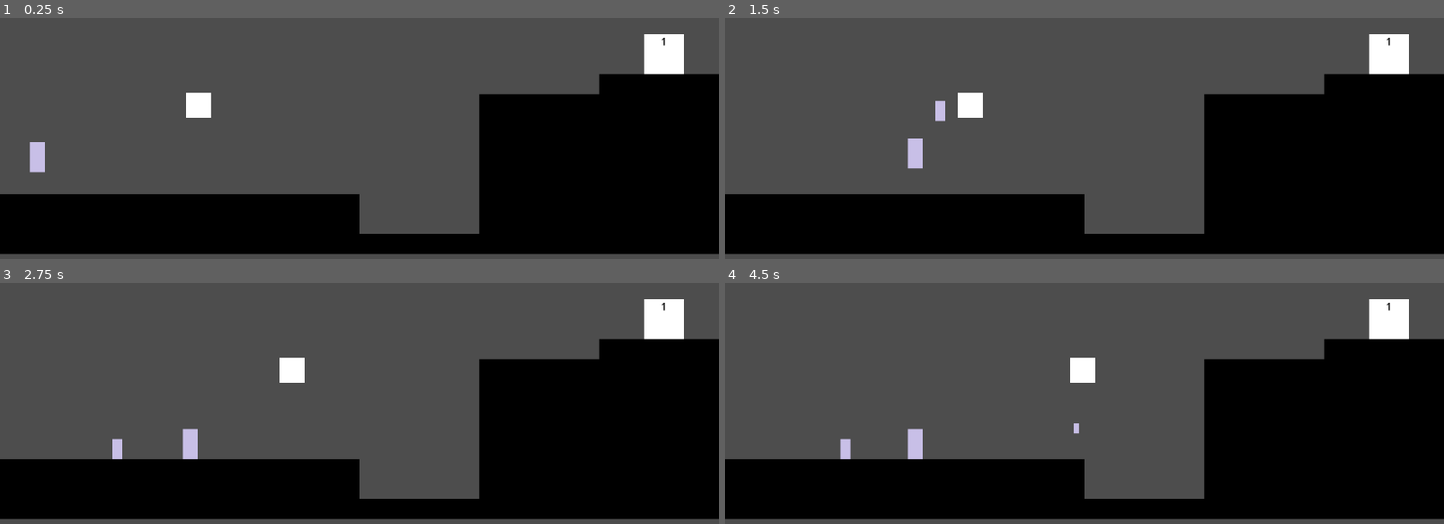
Above: before the commit, frames 1-4 (two rows, left to right).
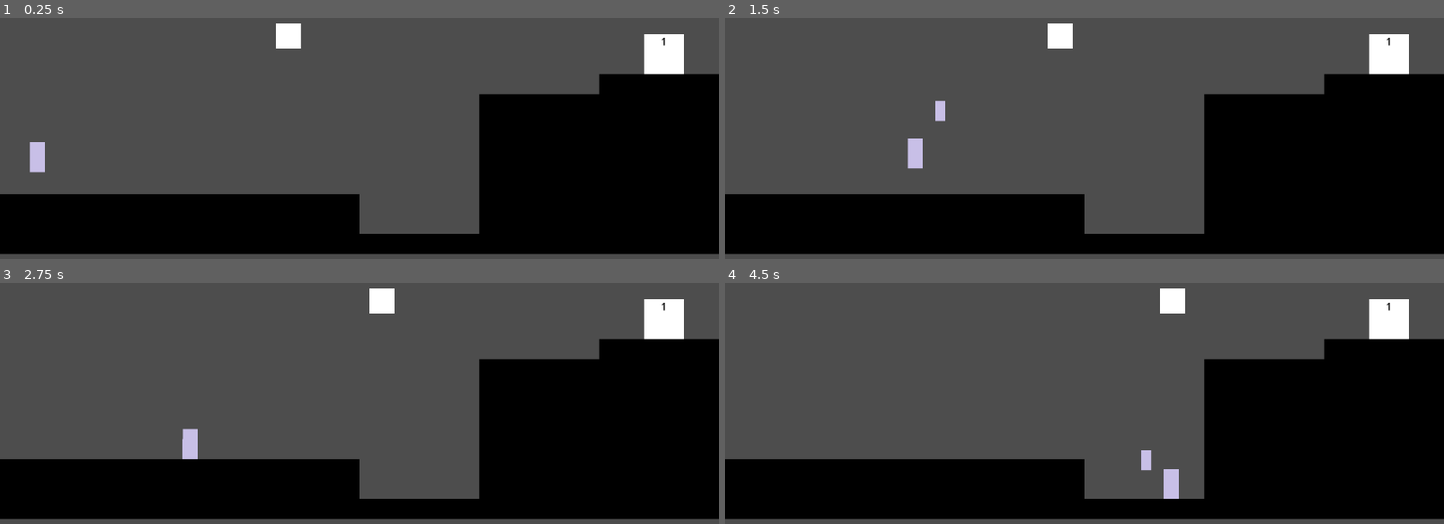
Above: after the commit, the same moments.

Repository: SethHDavis99/GMTK2024
Game: Godot game, scene res://levels/Level5.tscn
Same seed, same stepped clock (60 frames per second), same inputs: the game is played once before the commit and once after it. This scene is started directly instead of the project's main scene.
Inputs (mouse positions are in pixels of both pictures, inside the frame that each line leads up to):
- Up to frame 1 (0.25 s): no input
- Up to frame 2 (1.5 s): move the mouse to (760, 179) at 0.52 s; press the mouse at (760, 179) at 0.53 s; hold D (move_right) from 0.53 s (still down); tap W (jump) at 0.77 s; move the mouse to (940, 75) at 1.27 s; release the mouse at (940, 75) at 1.28 s; tap Space (pop) at 1.35 s
- Up to frame 3 (2.75 s): tap W (jump) at 1.52 s; move the mouse to (244, 367) at 2.02 s; release D (move_right) at 2.03 s; press the mouse at (244, 367) at 2.03 s; hold A (move_left) from 2.03 s (still down)
- Up to frame 4 (4.5 s): move the mouse to (1048, 403) at 2.77 s; release A (move_left) at 2.78 s; release the mouse at (1048, 403) at 2.78 s; hold D (move_right) 2.78-4.28 s; tap Space (pop) at 2.85, 4.35 s; tap W (jump) at 3.02, 3.77 s; move the mouse to (969, 417) at 3.52 s; press the mouse at (969, 417) at 3.53 s; move the mouse to (outside the picture) at 4.27 s; release the mouse at (outside the picture) at 4.28 s; hold A (move_left) from 4.28 s (still down)

The runs differ from the first frame. In frame 1, 0.7% of the frame differs, in the area x 25-42%, y 2-42%; in frame 2, 0.7%; in frame 3, 0.9%; in frame 4, 1.6%, in the area x 16-64%, y 2-90%.

Commit message:
fixed platform

Diff:
--- a/levels/Level5.tscn
+++ b/levels/Level5.tscn
@@ -1,10 +1,9 @@
-[gd_scene load_steps=6 format=4 uid="uid://dqpjrt6fiqjob"]
+[gd_scene load_steps=5 format=4 uid="uid://dqpjrt6fiqjob"]
 
 [ext_resource type="TileSet" uid="uid://cu5qqt4hd8hrp" path="res://sprites/tileset.tres" id="1_5weqe"]
 [ext_resource type="PackedScene" uid="uid://vrgxl7185qiy" path="res://objects/player.tscn" id="2_g4tmb"]
 [ext_resource type="PackedScene" uid="uid://bln200fogmp7n" path="res://objects/door.tscn" id="3_14wp1"]
 [ext_resource type="PackedScene" uid="uid://qxeggp7467i" path="res://objects/movingplatform.tscn" id="4_w3naw"]
-[ext_resource type="Script" path="res://objects/movingplatform.gd" id="5_dedhq"]
 
 [node name="TileMapLayer" type="TileMapLayer"]
 tile_map_data = PackedByteArray("AAAAABMAAAAAAAAAAAABABMAAAAAAAAAAAACABMAAAAAAAAAAAADABMAAAAAAAAAAAAEABMAAAAAAAAAAAAFAB …(2512 unchanged characters)…
@@ -19,5 +18,4 @@
 next_level = "res://main.tscn"
 
 [node name="MovingPlatform" parent="." instance=ExtResource("4_w3naw")]
-position = Vector2(305, 402)
-script = ExtResource("5_dedhq")
+position = Vector2(449, 291)
--- a/objects/movingplatform.tscn
+++ b/objects/movingplatform.tscn
@@ -1,9 +1,12 @@
-[gd_scene load_steps=2 format=3 uid="uid://qxeggp7467i"]
+[gd_scene load_steps=3 format=3 uid="uid://qxeggp7467i"]
+
+[ext_resource type="Script" path="res://objects/movingplatform.gd" id="1_7br2m"]
 
 [sub_resource type="RectangleShape2D" id="RectangleShape2D_1px8e"]
 size = Vector2(40, 40)
 
-[node name="Node2D" type="Node2D"]
+[node name="MovingPlatform" type="Node2D"]
+script = ExtResource("1_7br2m")
 
 [node name="RigidBody2D" type="RigidBody2D" parent="."]
 gravity_scale = 0.0
Not shown: 1 places in levels/main.tscn that only renumber resources
